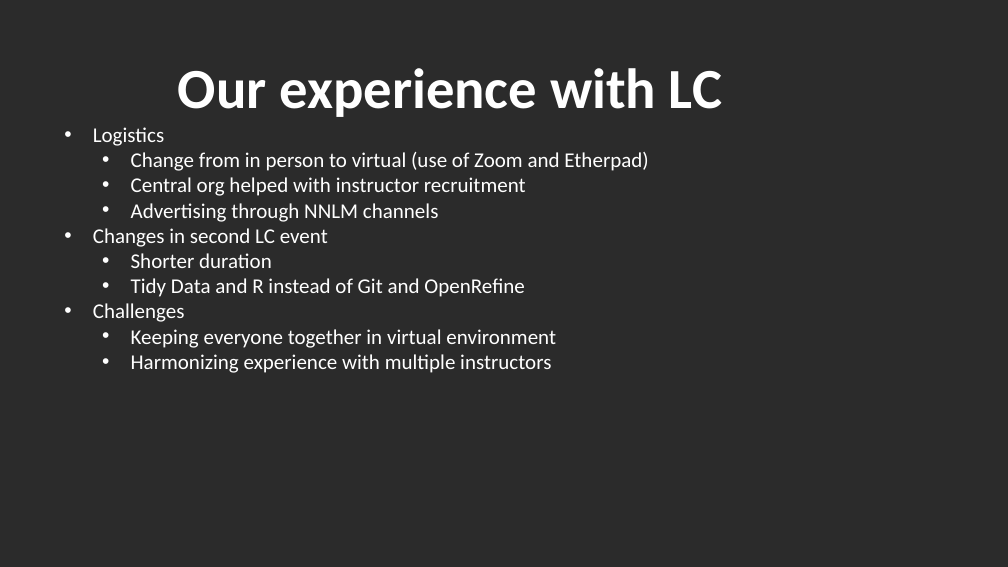
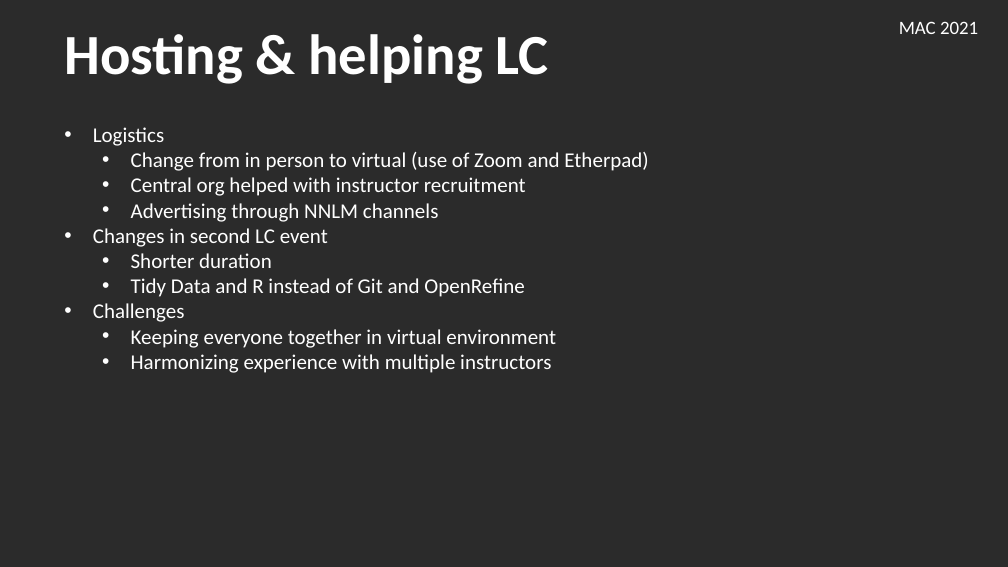
Before and after one commit to hshsl-training/library-carpentry-2021-11-03-04-NNLM-Region1-online, a slide deck: slide 3 of slides.pptx. Drawn at 1008x567 pixels with LibreOffice and Linux fonts; fonts in the diff are those of the drawing; background and template pictures are left out; a plain dark background stands for a picture behind light text. Boxes give left, top, right and bottom in pixels: in the first picture for what was removed or moved away, otherwise in the second. Text is boxed around its words. In the diff, an @@ line names an element or a change of style, - is before the commit and + after.

Commit message:
Update slides text, layout and theme

```diff
--- a/slides.pptx
+++ b/slides.pptx
@@ text added at [899, 21, 978, 34], 18 pt, text #FFFFFF @@
+MAC 2021
@@ text added at [64, 34, 549, 84], 54 pt, text #FFFFFF, bold @@
+Hosting & helping LC
@@ text removed at [178, 68, 722, 117] @@
-Our experience with LC
```
Also in this commit, not shown: 3 other slides changed.
